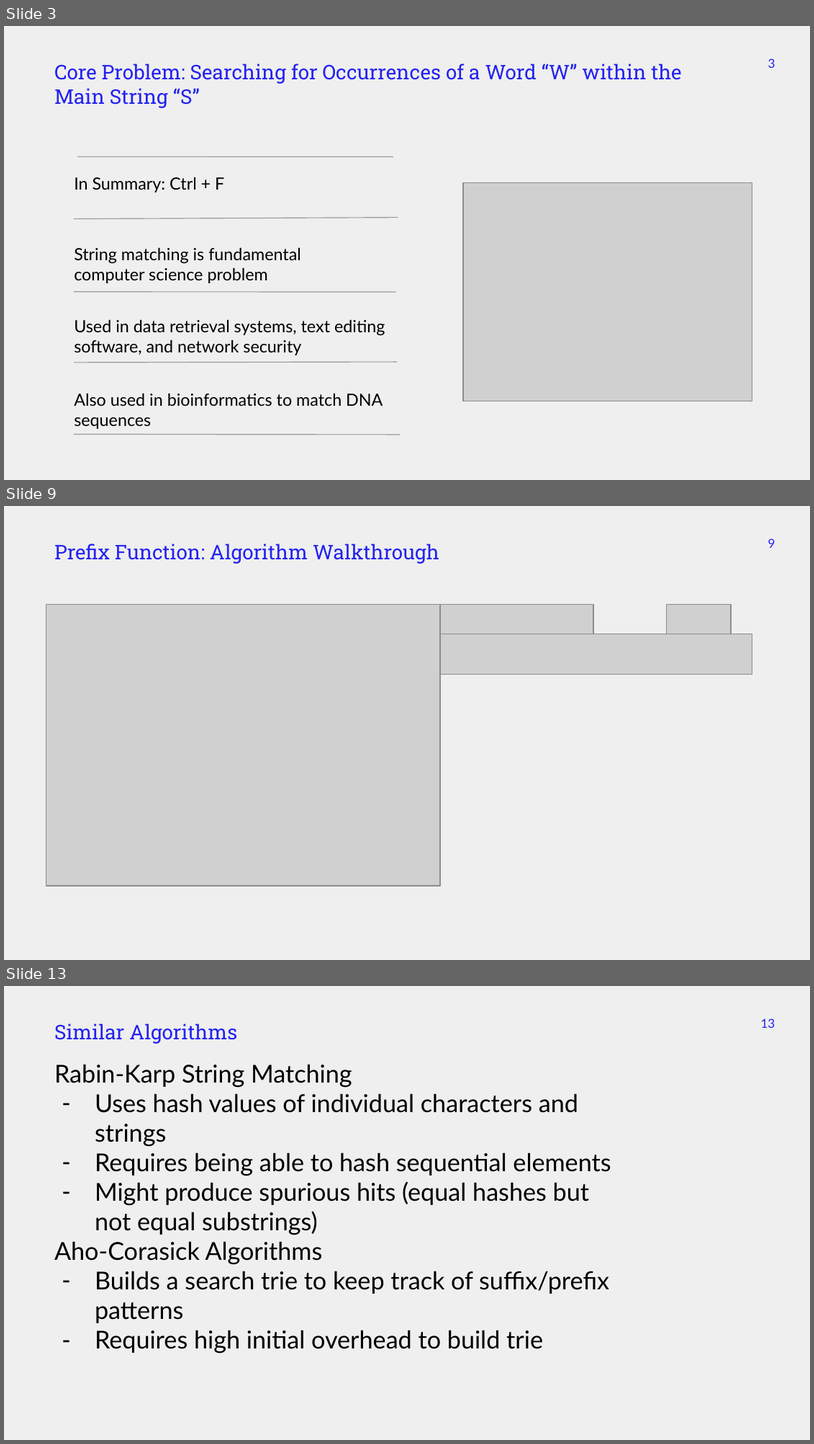
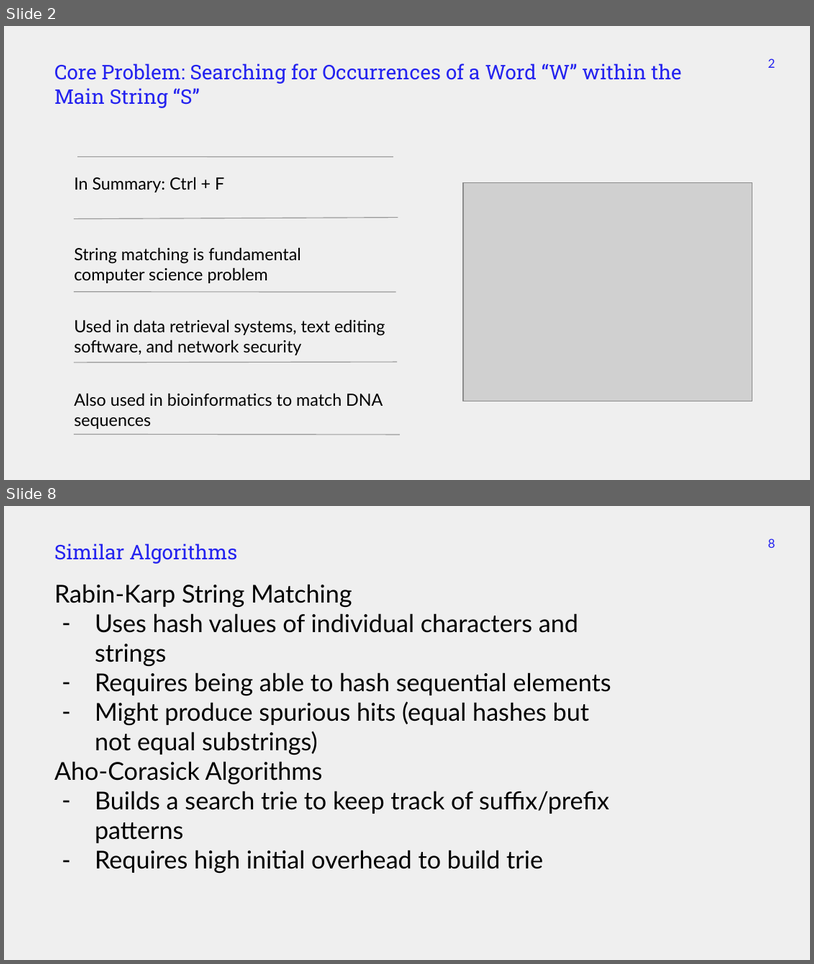
Before and after one commit to markfloryan/advalgo_projects, a slide deck: projects/12-KnuthMorrisPratt/slides/presentation_KMP.pptx. Shown one above the other, each under a label of ours: slides 3, 9 and 13 before the commit, slides 2 and 8 after it; the slides between them are not shown. The pictures are 814x1444 and 814x964 pixels, drawn with LibreOffice and Linux fonts; fonts in the diff are those of the drawing; grey boxes stand for pictures. Boxes give left, top, right and bottom in pixels: in the first picture for what was removed or moved away, otherwise in the second. Text is boxed around its words. In the diff, an @@ line names an element or a change of style, - is before the commit and + after.

```diff
--- a/projects/12-KnuthMorrisPratt/slides/presentation_KMP.pptx
+++ b/projects/12-KnuthMorrisPratt/slides/presentation_KMP.pptx
@@ slide 9 removed at bbox=[4, 506, 810, 960], background #EFEFEF @@
@@ subtitle removed at bbox=[54, 543, 440, 564] @@
-Prefix Function: Algorithm Walkthrough
@@ page number removed at bbox=[769, 538, 776, 548] @@
-9
@@ picture removed at bbox=[46, 605, 441, 886] @@
@@ picture removed at bbox=[440, 605, 594, 634] @@
@@ picture removed at bbox=[667, 605, 731, 634] @@
@@ picture removed at bbox=[440, 633, 752, 674] @@
@@ what was slide 3 is now slide 2 @@
@@ page number at bbox=[769, 58, 776, 68]: text changed @@
-3
+2
@@ what was slide 13 is now slide 8 @@
@@ page number at bbox=[769, 538, 776, 548]: text changed @@
-13
+8
```
Also in this commit, not shown: 5 slides changed, 5 other slides removed, 1 other file.
